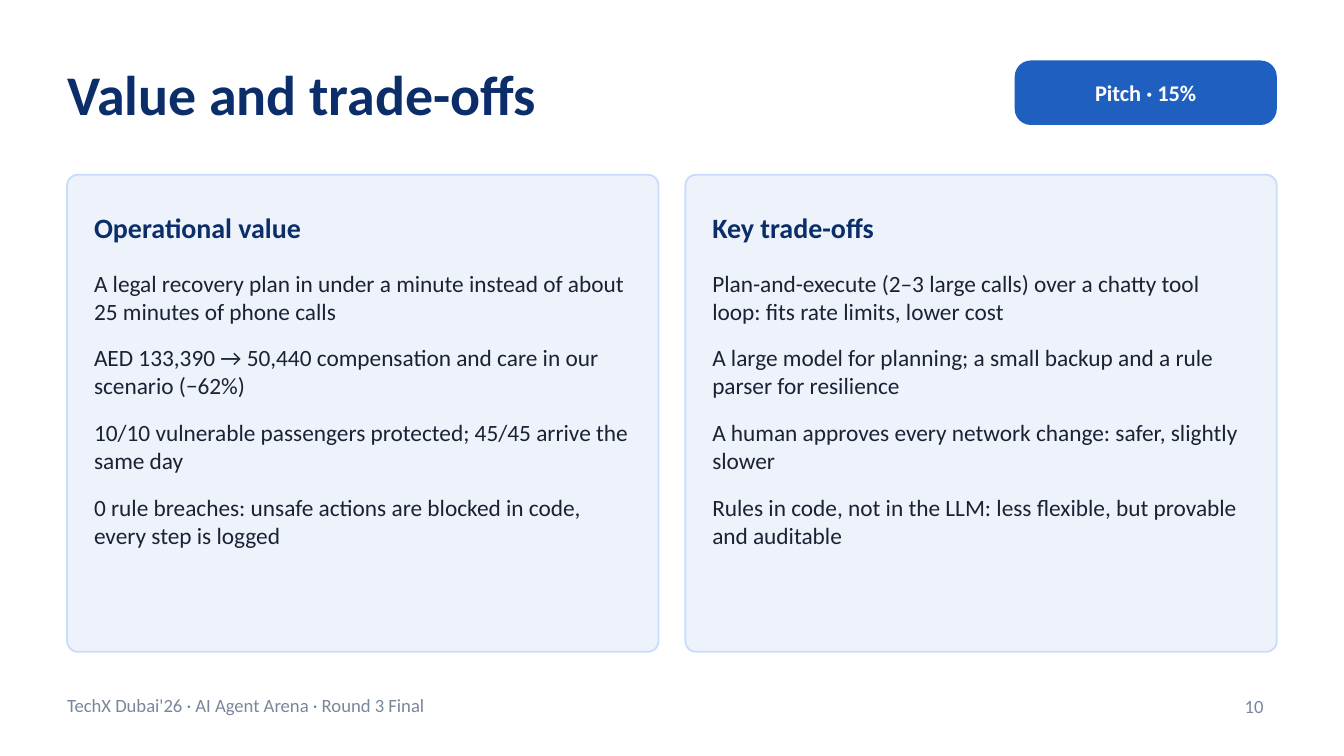
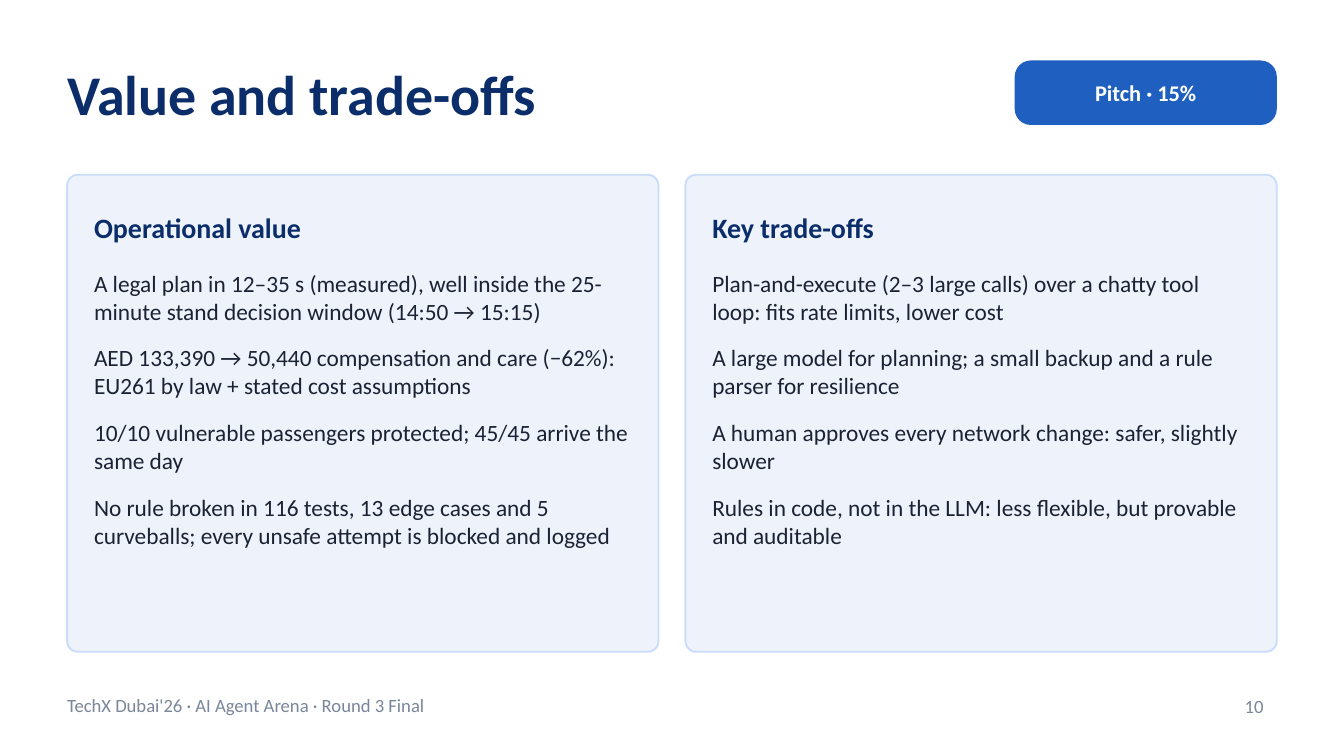
Before and after one commit to RithikhC/EagleX, a slide deck: slide 10 of docs/EagleX_Round3_Final.pptx. Drawn at 1344x756 pixels with LibreOffice and Linux fonts; fonts in the diff are those of the drawing. Boxes give left, top, right and bottom in pixels: in the first picture for what was removed or moved away, otherwise in the second. Text is boxed around its words. In the diff, an @@ line names an element or a change of style, - is before the commit and + after.

```diff
--- a/docs/EagleX_Round3_Final.pptx
+++ b/docs/EagleX_Round3_Final.pptx
@@ text at <box>94,275,615,398</box>: text changed @@
-A legal recovery plan in under a minute instead of about 25 minutes of phone calls
-AED 133,390 → 50,440 compensation and care in our scenario (−62%)
+A legal plan in 12–35 s (measured), well inside the 25-minute stand decision window (14:50 → 15:15)
+AED 133,390 → 50,440 compensation and care (−62%): EU261 by law + stated cost assumptions
@@ text at <box>94,499,609,548</box>: text changed @@
-0 rule breaches: unsafe actions are blocked in code, every step is logged
+No rule broken in 116 tests, 13 edge cases and 5 curveballs; every unsafe attempt is blocked and logged
```
Also in this commit, not shown: 6 other slides changed, 17 other files.
